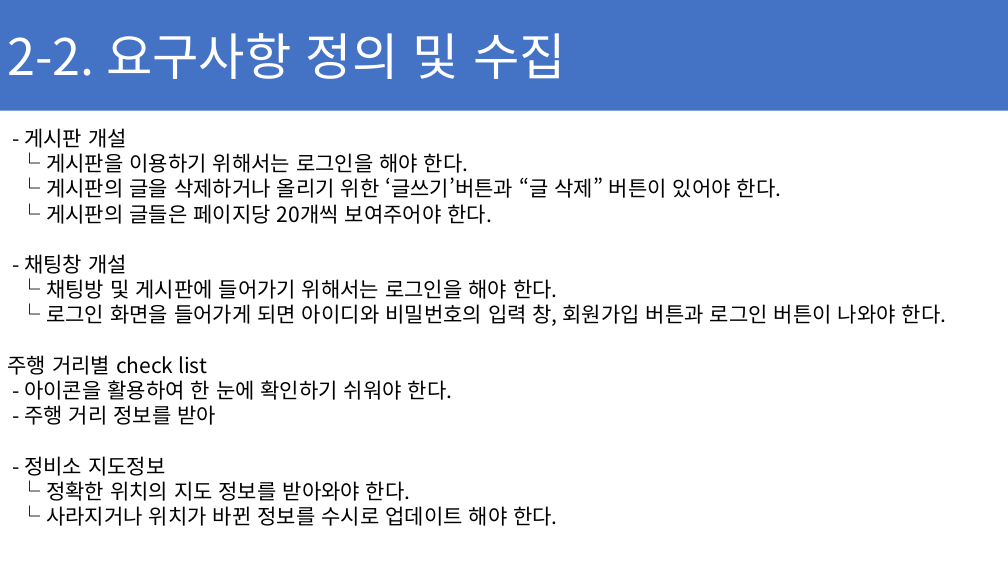
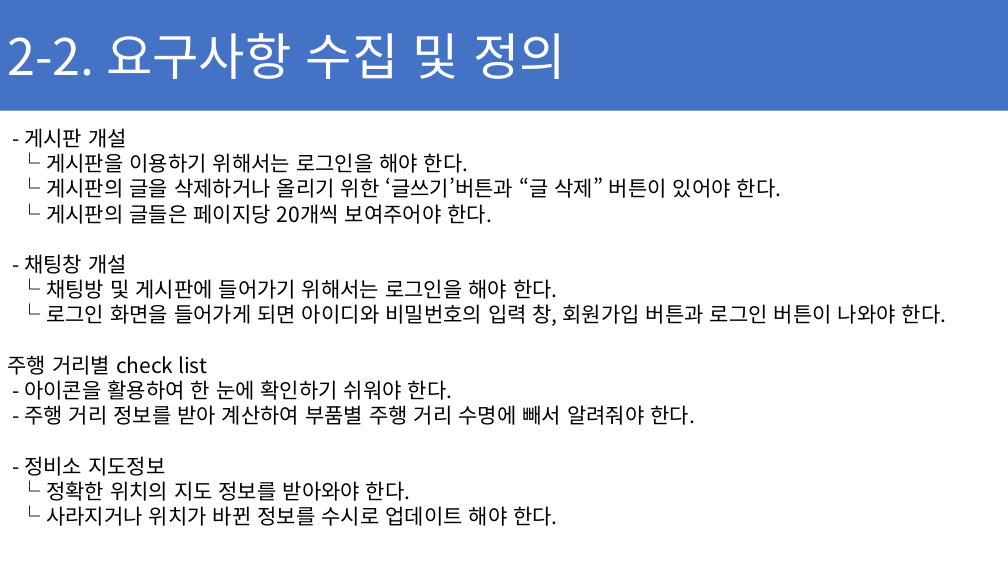
Before and after one commit to ChaeSung-Lee/DJ_InternShip, a slide deck: slide 20 of 2021_Summer/jp.hong/Project_BnC_jph.pptx (slide 18 before the commit). Drawn at 1008x567 pixels with LibreOffice and Linux fonts; fonts in the diff are those of the drawing. Boxes give left, top, right and bottom in pixels: in the first picture for what was removed or moved away, otherwise in the second. Text is boxed around its words. In the diff, an @@ line names an element or a change of style, - is before the commit and + after.

```diff
--- a/2021_Summer/jp.hong/Project_BnC_jph.pptx
+++ b/2021_Summer/jp.hong/Project_BnC_jph.pptx
@@ text in rectangle at (x1=7, y1=33, x2=566, y2=79): text changed @@
-2-2. 요구사항 정의 및 수집
+2-2. 요구사항 수집 및 정의
@@ text at (x1=24, y1=405, x2=695, y2=425): text changed @@
-- 주행 거리 정보를 받아
+- 주행 거리 정보를 받아 계산하여 부품별 주행 거리 수명에 빼서 알려줘야 한다.
```
Also in this commit, not shown: 11 other slides changed, 3 slides added, 1 slide removed.
